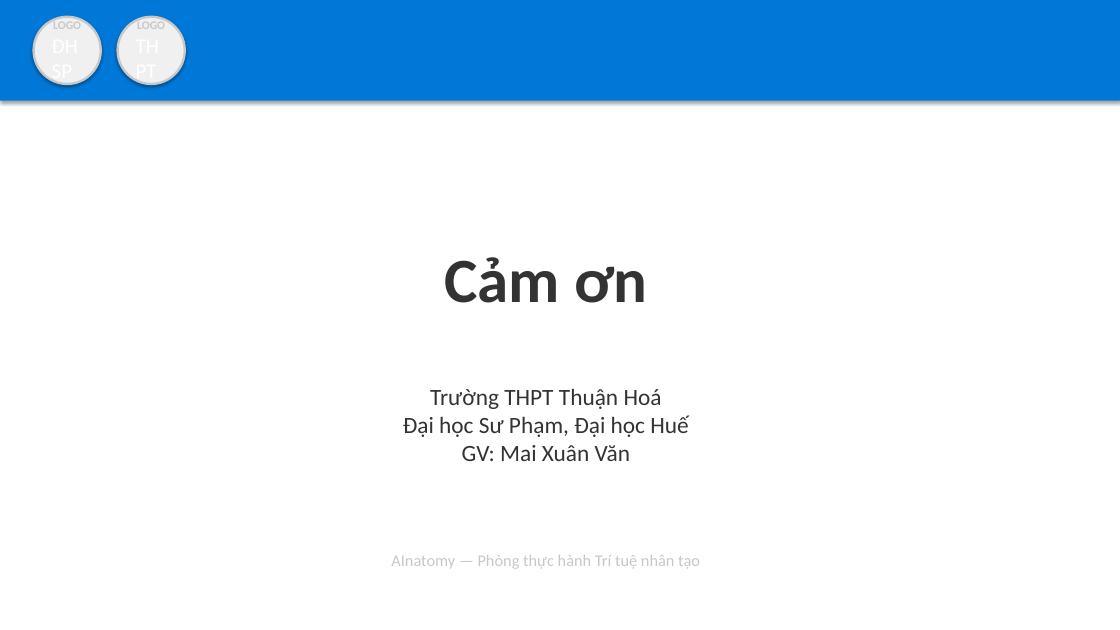
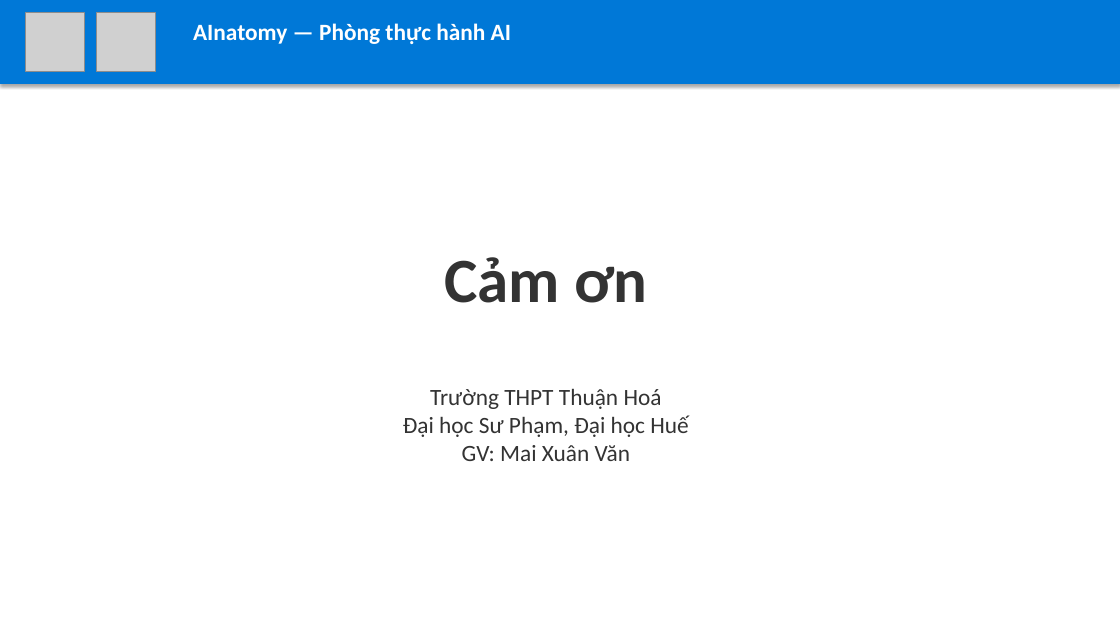
Before and after one commit to mxuanvan02/ainatomy, a slide deck: slide 7 of template_thuanhoa.pptx (slide 5 before the commit). Drawn at 1120x630 pixels with LibreOffice and Linux fonts; fonts in the diff are those of the drawing; grey boxes stand for pictures. Boxes give left, top, right and bottom in pixels: in the first picture for what was removed or moved away, otherwise in the second. Text is boxed around its words. In the diff, an @@ line names an element or a change of style, - is before the commit and + after.

Commit message:
Thêm logo thật từ Wikipedia và template slide báo cáo 7 trang
- Tải logo ĐHSP Huế từ Wikipedia (SVG → PNG 3750x3750)
- Tải logo THPT Thuận Hoá từ website trường (JPG 955x956)
- Tạo template_thuanhoa.pptx với 7 slides: bìa, vấn đề, giải pháp, tích hợp chương trình, kết quả, demo, cảm ơn
- Nghiên cứu workflow: Marp, Slidev, reveal.js, mkdeck

```diff
--- a/template_thuanhoa.pptx
+++ b/template_thuanhoa.pptx
@@ rectangle: place and size @@
-rectangle at (0, 0, 1120, 101)
+rectangle at (0, 0, 1120, 84)
@@ picture added at (25, 13, 84, 71) @@
@@ ellipse removed at (34, 17, 101, 84) @@
-LOGO
-ĐHSP
@@ picture added at (97, 13, 155, 71) @@
@@ ellipse removed at (118, 17, 185, 84) @@
-LOGO
-THPT
@@ text at (193, 23, 511, 44): text changed; size 14 to 20 pt; text colour #C8C8C8 to #FFFFFF; bold on @@
-AInatomy — Phòng thực hành Trí tuệ nhân tạo
+AInatomy — Phòng thực hành AI
```
Also in this commit, not shown: 2 other slides changed, 4 slides added, 5 slides removed, 4 other files.
